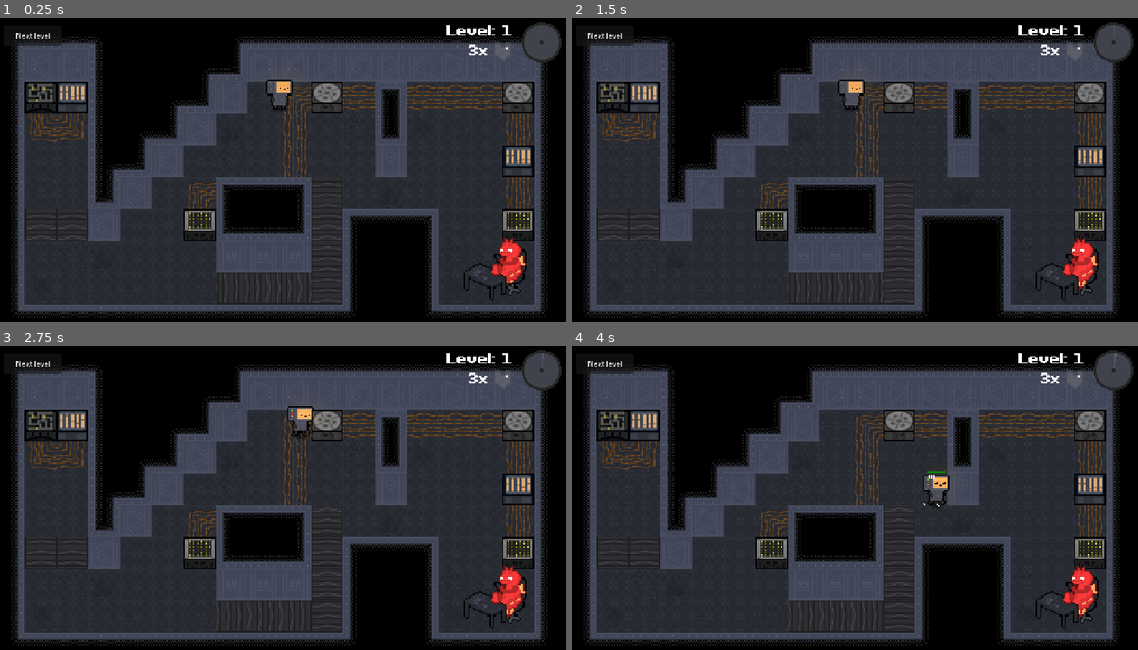
Above: before the commit, frames 1-4 (two rows, left to right).
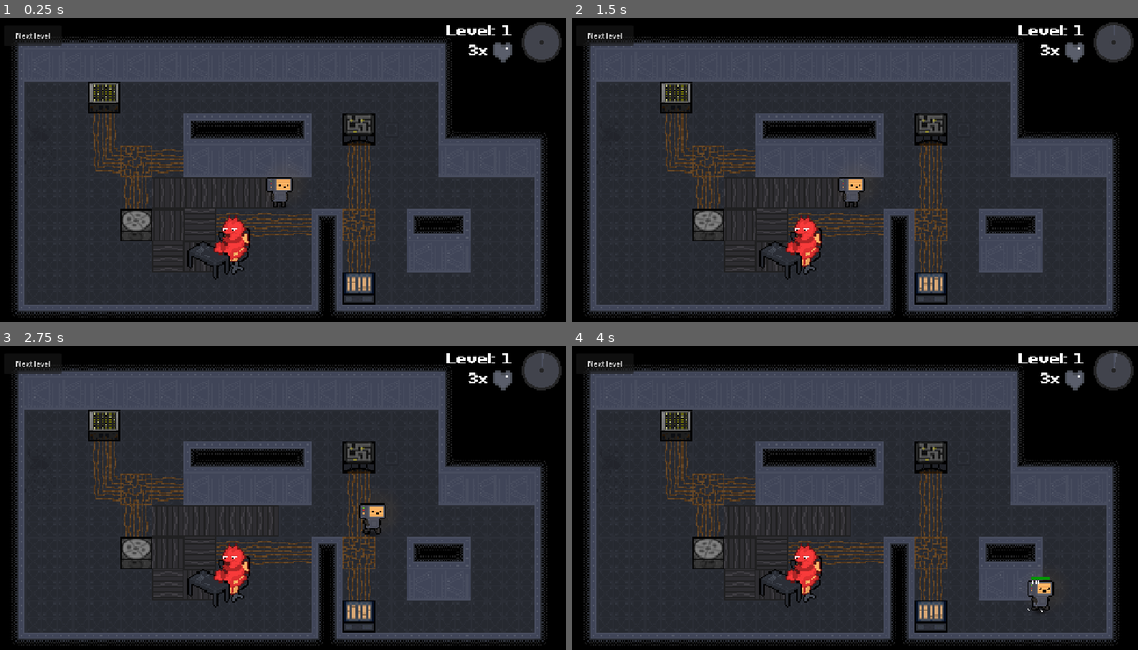
Above: after the commit, the same moments.

Repository: DuneRanger/MSI-GameJam
Game: Godot game, scene res://scenes/game/game.tscn
Two runs of this game, one before a commit and one after it. Both use one fixed random seed, a clock stepped at 60 frames per second and the inputs below.
Inputs (mouse positions are in pixels of both pictures, inside the frame that each line leads up to):
- Up to frame 1 (0.25 s): no input
- Up to frame 2 (1.5 s): click "Next level" at 0.5 s; click "Next level" at 1.25 s
- Up to frame 3 (2.75 s): move the mouse to (407, 488) at 2.02 s; hold D (move_right) from 2.03 s (still down); tap E (interact) at 2.1 s
- Up to frame 4 (4 s): move the mouse to (736, 522) at 2.77 s; release D (move_right) at 2.78 s; hold S (move_down) 2.78-3.53 s; click (736, 522) at 2.85 s; move the mouse to (905, 434) at 3.52 s; hold D (move_right) from 3.53 s (still down); hold Shift (sprint) from 3.53 s (still down)

The runs differ from the first frame. In frame 1, 42% of the frame differs, in the area x 4-97%, y 6-99%; in frame 2, 42%; in frame 3, 42%; in frame 4, 42%.

Commit message:
Fix level difficulty handling and missing level

Diff:
--- a/scenes/game/game.gd
+++ b/scenes/game/game.gd
@@ -46,10 +46,15 @@
 		if levels_finished % level_count_per_difficulty == 0:
 			current_difficulty += 1
 
+	# Sets the difficulty to either the next difficulty higher than `current_difficulty`, or max difficulty
 	if current_difficulty not in levels_by_difficulty:
 		var difficulties = levels_by_difficulty.keys() as Array[int]
-		current_difficulty = difficulties.pick_random()
-		#TODO fix this fuckass
+		difficulties.sort()
+		for diff in difficulties:
+			var old_diff = current_difficulty
+			current_difficulty = diff
+			if diff > old_diff:
+				break
 
 	current_level = levels_by_difficulty.get(current_difficulty).pick_random().instantiate()
 	level_container.add_child(current_level)
@@ -79,9 +84,11 @@
 		load_level()
 
 func _ready() -> void:
+	current_difficulty = 999999
 	for level in levels:
 		var inst = level.instantiate()
 		var d = inst.difficulty
+		current_difficulty = min(current_difficulty, d)
 		inst.free()
 		levels_by_difficulty.get_or_add(d, []).append(level)
 
--- a/scenes/game/game.tscn
+++ b/scenes/game/game.tscn
@@ -2,10 +2,12 @@
 
 [ext_resource type="Script" uid="uid://w0dugvbnw26x" path="res://scenes/game/game.gd" id="1_0sr1o"]
 [ext_resource type="PackedScene" uid="uid://crwocavy5kif" path="res://scenes/game/machines/minigames/steam_wheel.tscn" id="2_kelw5"]
+[ext_resource type="PackedScene" uid="uid://d2q6bu7w2lex4" path="res://scenes/game/levels/level_3.tscn" id="3_2a8rs"]
 [ext_resource type="PackedScene" uid="uid://j4s1r411n22" path="res://scenes/game/machines/minigames/color_find.tscn" id="3_lfrn8"]
+[ext_resource type="PackedScene" uid="uid://dgt5wonqifjn8" path="res://scenes/game/levels/level_1.tscn" id="3_otnwt"]
 [ext_resource type="PackedScene" uid="uid://3pqpok6jkxky" path="res://scenes/dialog_manager/dialog_manager.tscn" id="4_2a8rs"]
-[ext_resource type="PackedScene" uid="uid://nspjmntmiqjj" path="res://scenes/game/levels/level_4.tscn" id="4_kp23o"]
-[ext_resource type="PackedScene" uid="uid://dgt5wonqifjn8" path="res://scenes/game/levels/level_1.tscn" id="5_87uf6"]
+[ext_resource type="PackedScene" uid="uid://b5mn7ruhwjiun" path="res://scenes/game/levels/level_4.tscn" id="4_kp23o"]
+[ext_resource type="PackedScene" uid="uid://p8iorcdjgmai" path="res://scenes/game/levels/level_0.tscn" id="5_87uf6"]
 [ext_resource type="Texture2D" uid="uid://5l4bsiiaeu53" path="res://assets/game/levels/clock_empty.png" id="6_2a8rs"]
 [ext_resource type="Shader" uid="uid://cwr1ovub2hmsc" path="res://assets/game/FX/vignette.gdshader" id="6_4j704"]
 [ext_resource type="PackedScene" uid="uid://bcd1yojcuv8kb" path="res://scenes/game/levels/level_2.tscn" id="6_vaxfo"]
@@ -48,7 +50,7 @@
 
 [node name="Game2" type="Node" unique_id=1830910457 node_paths=PackedStringArray("progress_timer_hud", "lives_left_label", "level_num_label")]
 script = ExtResource("1_0sr1o")
-levels = Array[PackedScene]([ExtResource("5_87uf6"), ExtResource("6_vaxfo"), ExtResource("4_kp23o"), ExtResource("5_87uf6"), ExtResource("6_vaxfo")])
+levels = Array[PackedScene]([ExtResource("5_87uf6"), ExtResource("3_otnwt"), ExtResource("6_vaxfo"), ExtResource("3_2a8rs"), ExtResource("4_kp23o")])
 progress_timer_hud = NodePath("HUD/HBoxContainer/AspectRatioContainer/LevelTimerProgressBar")
 lives_left_label = NodePath("HUD/HBoxContainer/VBoxContainer/HBoxContainer/LivesLeftLabel")
 level_num_label = NodePath("HUD/HBoxContainer/VBoxContainer/LevelNumberLabel")
